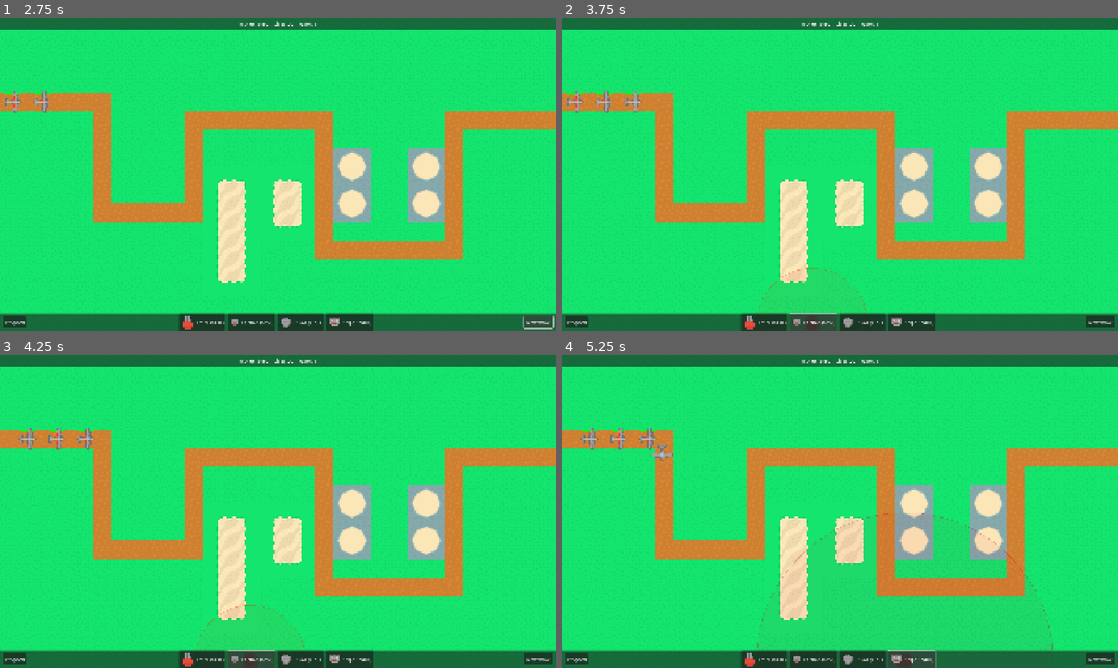
Above: before the commit, frames 1-4 (two rows, left to right).
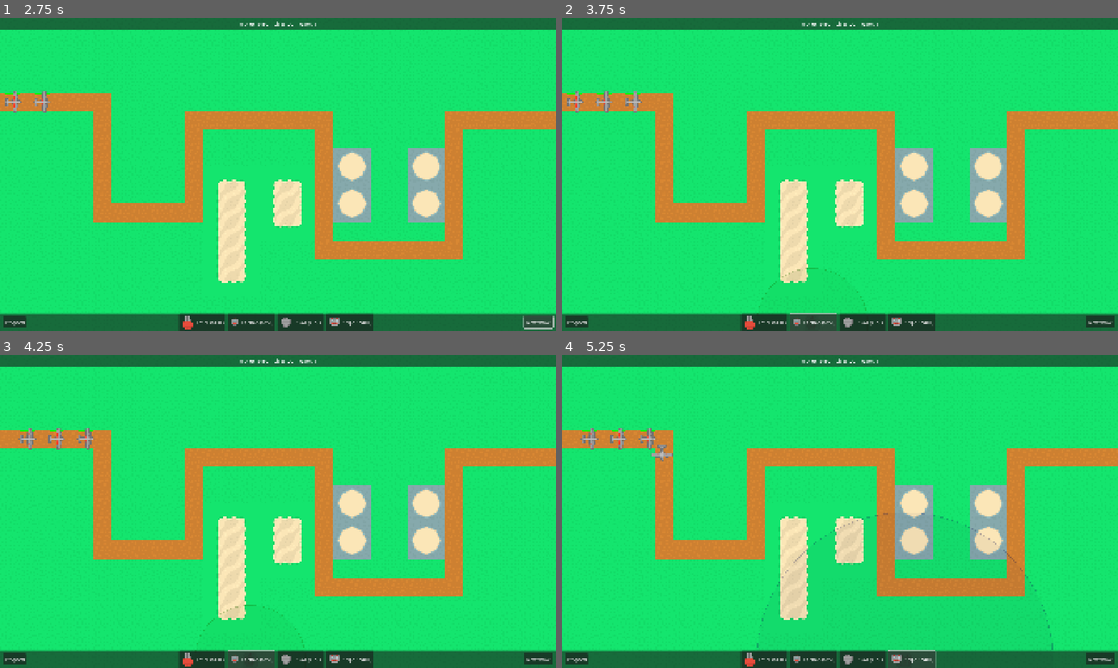
Above: after the commit, the same moments.

Repository: wangshengjin/Cyber-Defense-TD
Game: Godot game, scene res://scenes/UI/StartMenu.tscn
The game is run twice, just before and just after one commit, with the same random seed, the same clock (stepped at 60 frames per second) and the same inputs.
Inputs:
- Up to frame 1 (2.75 s): click "START GAME" at 0.5 s; click "Next Wave" at 1.25 s; click "Next Wave" at 2 s
- Up to frame 2 (3.75 s): click "Laser ($100)" at 2.75 s; click "Cannon ($250)" at 3.5 s
- Up to frame 3 (4.25 s): no input
- Up to frame 4 (5.25 s): click "Slow ($150)" at 4.25 s; click "Sniper ($400)" at 5 s

Frame 1 is identical in both runs. In frame 2, less than 0.1% of the frame differs, in the area x 35-55%, y 79-99%; in frame 3, less than 0.1%; in frame 4, 0.2%, in the area x 35-89%, y 50-97%.

Commit message:
去掉camera完成

Diff:
--- a/scripts/Autoloads/Constants.gd
+++ b/scripts/Autoloads/Constants.gd
@@ -16,8 +16,8 @@
 }
 
 # Port from constants.ts
-const MAP_WIDTH = 20
-const MAP_HEIGHT = 12
+const MAP_WIDTH = 32
+const MAP_HEIGHT = 18
 const CELL_SIZE = 64
 
 const PATH_COORDINATES = [
--- a/scripts/Game.gd
+++ b/scripts/Game.gd
@@ -19,6 +19,8 @@
 
 func _ready():
 	wave_manager.path_2d = $Path2D
+	map_manager.path_2d = $Path2D
+	map_manager._sync_from_tilemap()
 	GameManager.game_over.connect(_on_game_over)
 
 func _process(delta):
--- a/scripts/MapManager.gd
+++ b/scripts/MapManager.gd
@@ -14,6 +14,7 @@
 var tile_map_layer: TileMapLayer
 var tile_set_source_id = 0
 var background_tiles: Dictionary = {}
+var path_2d: Path2D # 关联的路径节点
 
 func _ready() -> void:
 	tile_map_layer = $GameMap
@@ -21,42 +22,65 @@
 		push_error("GameMap node not found in MapManager!")
 		return
 
+	# 如果父节点有 Path2D 且未指定，尝试查找
+	if not path_2d and get_parent().has_node("Path2D"):
+		path_2d = get_parent().get_node("Path2D")
+
 	# 同步编辑器中的设置
 	_sync_from_tilemap()
 	queue_redraw()
 
-## 从 TileMapLayer 同步编辑器手画的内容到逻辑数据中
+## 从 TileMapLayer 和 Path2D 同步逻辑数据中
 func _sync_from_tilemap() -> void:
 	path_set.clear()
-	# 获取所有已画图块的坐标
+
+	# 1. 从 Path2D 采样（作为核心真值）
+	# 既然用户调整了 Path2D 路径，这里应该作为最主要的禁放依据
+	if path_2d and path_2d.curve:
+		var curve = path_2d.curve
+		var length = curve.get_baked_length()
+		# 步长设为格子的 1/4，采样更密集
+		var step = Constants.CELL_SIZE / 4.0
+		for d in range(0, int(length) + 1, int(step)):
+			var local_pos = curve.sample_baked(d)
+			var global_pos = path_2d.to_global(local_pos)
+			var cell = world_to_map(global_pos)
+			path_set[cell] = true
+
+			# 扩展采样：标记路径周围的格子也被禁放（如果路径刚好在边线上）
+			# 如果用户想要更严格的判定，可以给 local_pos 加一定的偏移量采样
+
+	# 2. 从 TileMap 图块识别（作为辅助依据，如石头、水面等）
 	var used_cells = tile_map_layer.get_used_cells()
+	for cell in used_cells:
+		if path_set.has(cell): continue # 已经采样过了
 
-	for cell in used_cells:
 		var atlas_coords = tile_map_layer.get_cell_atlas_coords(cell)
-
-		# 判断是否为路径图块
-		# 在当前素材包中，路径通常是坐标 (4, 2) 及其周边的变体
-		# 我们也可以通过 TileData 的自定义数据层来判断，但目前先用坐标匹配
 		if _is_path_tile(atlas_coords):
 			path_set[cell] = true
 
+	queue_redraw()
+
 ## 判断坐标是否为路径图块
 func _is_path_tile(coords: Vector2i) -> bool:
-	# 沙子/路径图块在 Atlas 中的坐标通常是 (4, 2)
-	# 包含: 直线、弯道、起点终点等。
-	# 在 Kenney 素材包中，ID 46-52 (约 2:0 到 6:2 区域) 主要是路径相关
-	# 简单判断：只要是 y 轴在 1 到 4 之间的特定区域基本都是路径相关的装饰或主体
-	# 安全起见，我们匹配常用的路径坐标 (4, 2)
-	return coords == Vector2i(4, 2) or (coords.y >= 1 and coords.y <= 3 and coords.x >= 2 and coords.x <= 8)
+	# 简化识别，避免误杀背景
+	# Kenney 素材中常用的路径坐标
+	return coords == Vector2i(4, 2) or coords == Vector2i(0, 10) # 沙子路和水
 
 func _draw():
-	# Draw Randomized Background Tiles and Path Tiles are now handled by TileMapLayer
-	# Draw Grid
+	# 绘制网格
 	for x in range(Constants.MAP_WIDTH + 1):
 		draw_line(Vector2(x * Constants.CELL_SIZE, 0), Vector2(x * Constants.CELL_SIZE, Constants.MAP_HEIGHT * Constants.CELL_SIZE), Constants.COLORS.GRID_BORDER, 1.0)
 
 	for y in range(Constants.MAP_HEIGHT + 1):
 		draw_line(Vector2(0, y * Constants.CELL_SIZE), Vector2(Constants.MAP_WIDTH * Constants.CELL_SIZE, y * Constants.CELL_SIZE), Constants.COLORS.GRID_BORDER, 1.0)
+
+	# 如果处于建造模式且在编辑器调试，或者根据需要，可以绘制禁放区
+	# 这里默认绘制一层极淡的阴影来辅助用户观察禁放逻辑是否正确
+	var debug_path_color = Color(1.0, 0.0, 0.0, 0.1)
+	for cell in path_set:
+		var rect = Rect2(Vector2(cell) * Constants.CELL_SIZE, Vector2(Constants.CELL_SIZE, Constants.CELL_SIZE))
+		draw_rect(rect, debug_path_color)
 
 func map_to_world(grid_pos: Vector2i) -> Vector2:
 	# 使用 TileMapLayer 官方函数转换，它会自动考虑节点自身的 Position 和 Scale
